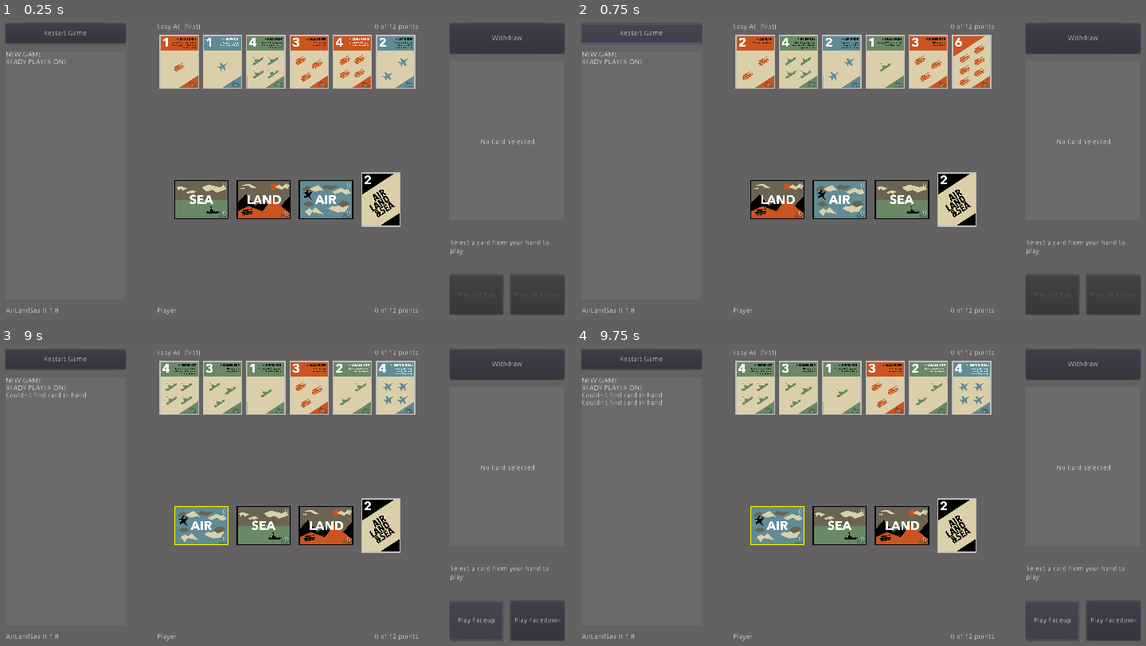
Above: before the commit, frames 1-4 (two rows, left to right).
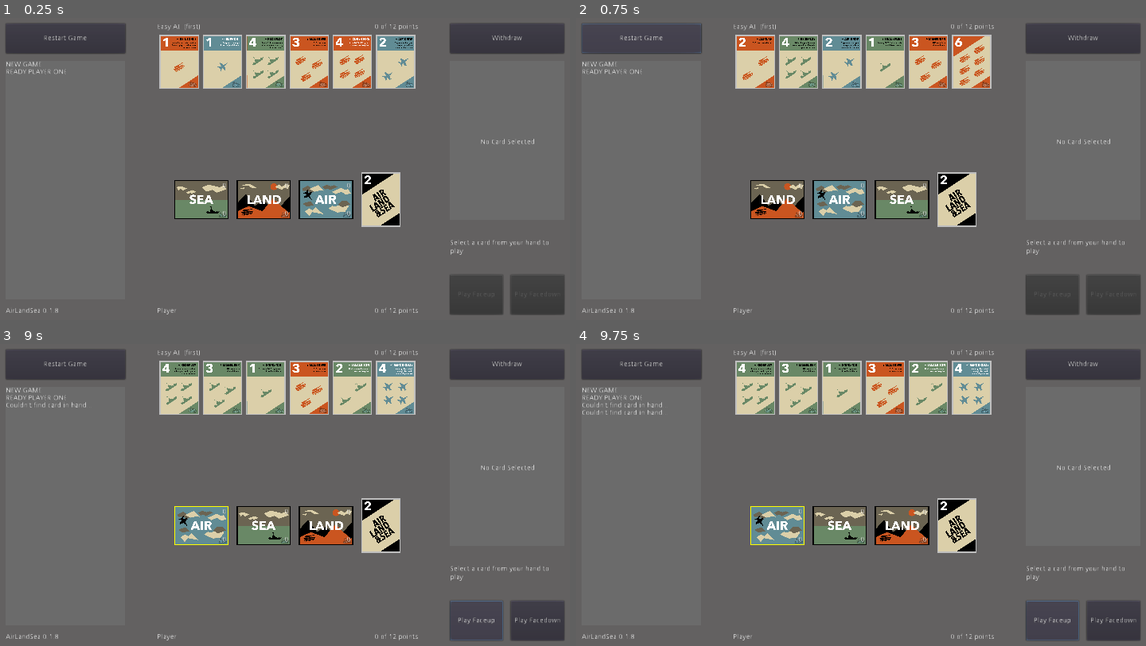
Above: after the commit, the same moments.

Repository: jorisbontje/AirLandSea
Game: Godot game, scene res://Scenes/Game.tscn
Same seed, same stepped clock (60 frames per second), same inputs: the game is played once before the commit and once after it.
Inputs (mouse positions are in pixels of both pictures, inside the frame that each line leads up to):
- Up to frame 1 (0.25 s): no input
- Up to frame 2 (0.75 s): click "Restart Game" at 0.5 s
- Up to frame 3 (9 s): click (176, 389) at 1.27 s; click (222, 389) at 2.02 s; click (267, 389) at 2.77 s; click (307, 389) at 3.52 s; click (353, 389) at 4.27 s; click (393, 389) at 5.02 s; click "0" at 5.75 s; click "Restart Game" at 6.5 s; click (176, 389) at 7.27 s; click "Restart Game" at 8 s; click "Play Faceup" at 8.75 s
- Up to frame 4 (9.75 s): click "Play Faceup" at 9.5 s

The runs differ from the first frame. In frame 1, 1.0% of the frame differs, in the area x 0-23%, y 4-19%; in frame 2, 1.0%; in frame 3, 1.1%; in frame 4, 1.2%, in the area x 0-23%, y 4-24%.
Error before the commit: Attempt to call function 'deselect' in base 'previously freed instance' on a null instance. (res://Scenes/Game.gd:192)
Error after the commit: Attempt to call function 'deselect' in base 'previously freed instance' on a null instance. (res://Scenes/Game.gd:197)

Commit message:
rename Globals to Constants, add RandomAI

Diff:
--- a/Scenes/Game.gd
+++ b/Scenes/Game.gd
@@ -3,22 +3,27 @@
 signal card_focussed
 signal card_selected
 
+const Constants = preload("res://Scripts/Constants.gd")
+const RandomAI = preload("res://Scripts/RandomAI.gd")
+
 var theaters = [
-  Globals.THEATERS.AIR, Globals.THEATERS.LAND, Globals.THEATERS.SEA]
+  Constants.THEATERS.AIR, Constants.THEATERS.LAND, Constants.THEATERS.SEA]
 var deck: Array
 var default_deck: Array
 var theater_lanes = []
 var player_hands = []
-var players = [Globals.PLAYERS.P1, Globals.PLAYERS.P2]
+var players = [Constants.PLAYERS.P1, Constants.PLAYERS.P2]
 var player_names = []
 var scores = [0, 0]
-var game_state = Globals.STATES.PLAYING
-var current_player = Globals.PLAYERS.P1
-var current_side = Globals.SIDES.PLAYER
-
-var selected_action = Globals.ACTIONS.NONE
+var ai_player = RandomAI.new(self)
+
+var game_state = Constants.STATES.PLAYING
+var current_player = Constants.PLAYERS.P1
+var current_side = Constants.SIDES.PLAYER
+
+var selected_action = Constants.ACTIONS.NONE
 var selected_card = null
-var selected_theater = Globals.THEATERS.NONE
+var selected_theater = Constants.THEATERS.NONE
 
 onready var NewGameButton = find_node("NewGameButton")
 onready var LogLabel = find_node("LogLabel")
@@ -74,27 +79,27 @@
   OpponentHand.clear()
   PlayerHand.clear()
 
-  OpponentHand.is_first = players[Globals.SIDES.OPPONENT] == Globals.PLAYERS.P1
-  PlayerHand.is_first = players[Globals.SIDES.PLAYER] == Globals.PLAYERS.P1
-
-  current_player = Globals.PLAYERS.P1
-  if current_player == players[Globals.SIDES.PLAYER]:
-    current_side = Globals.SIDES.PLAYER
-  else:
-    current_side = Globals.SIDES.OPPONENT
-
-  OpponentHand.show_hand = current_side == Globals.SIDES.OPPONENT
-  PlayerHand.show_hand = current_side == Globals.SIDES.PLAYER
-
-  OpponentHand.score = scores[Globals.SIDES.OPPONENT]
-  PlayerHand.score = scores[Globals.SIDES.PLAYER]
+  OpponentHand.is_first = players[Constants.SIDES.OPPONENT] == Constants.PLAYERS.P1
+  PlayerHand.is_first = players[Constants.SIDES.PLAYER] == Constants.PLAYERS.P1
+
+  current_player = Constants.PLAYERS.P1
+  if current_player == players[Constants.SIDES.PLAYER]:
+    current_side = Constants.SIDES.PLAYER
+  else:
+    current_side = Constants.SIDES.OPPONENT
+
+  OpponentHand.show_hand = current_side == Constants.SIDES.OPPONENT
+  PlayerHand.show_hand = current_side == Constants.SIDES.PLAYER
+
+  OpponentHand.score = scores[Constants.SIDES.OPPONENT]
+  PlayerHand.score = scores[Constants.SIDES.PLAYER]
 
   # Deal cards
-  for _i in range(Globals.DEAL_COUNT):
+  for _i in range(Constants.DEAL_COUNT):
     OpponentHand.deal_card(deck.pop_back())
     PlayerHand.deal_card(deck.pop_back())
 
-  game_state = Globals.STATES.PLAYING
+  game_state = Constants.STATES.PLAYING
   NewGameButton.text = "Restart Game"
   ActionPrompt.text = "Select a card from your hand to play."
   WithdrawButton.disabled = false
@@ -124,11 +129,11 @@
         player_wins += 1
 
   if opponent_wins >= 2:
-    log_text("Opponent controls at least 2 theaters and scores " + str(Globals.BATTLE_SCORE) + " points.")
-    _score_points(Globals.SIDES.OPPONENT, Globals.BATTLE_SCORE)
+    log_text("Opponent controls at least 2 theaters and scores " + str(Constants.BATTLE_SCORE) + " points.")
+    _score_points(Constants.SIDES.OPPONENT, Constants.BATTLE_SCORE)
   elif player_wins >= 2:
-    log_text("Player controls at least 2 theaters and scores " + str(Globals.BATTLE_SCORE) + " points.")
-    _score_points(Globals.SIDES.PLAYER, Globals.BATTLE_SCORE)
+    log_text("Player controls at least 2 theaters and scores " + str(Constants.BATTLE_SCORE) + " points.")
+    _score_points(Constants.SIDES.PLAYER, Constants.BATTLE_SCORE)
   else:
     push_error("No winner")
     return
@@ -139,8 +144,8 @@
   should_play_next_battle()
 
 func _deselect_all():
-  selected_action = Globals.ACTIONS.NONE
-  selected_theater = Globals.THEATERS.NONE
+  selected_action = Constants.ACTIONS.NONE
+  selected_theater = Constants.THEATERS.NONE
   card_selected(null)
 
   for theater_lane in theater_lanes:
@@ -150,8 +155,8 @@
   ActionPrompt.text = "Select a card from your hand to play."
   current_player = _other_player(current_player)
   current_side = _other_side(current_side)
-  OpponentHand.show_hand = current_side == Globals.SIDES.OPPONENT
-  PlayerHand.show_hand = current_side == Globals.SIDES.PLAYER
+  OpponentHand.show_hand = current_side == Constants.SIDES.OPPONENT
+  PlayerHand.show_hand = current_side == Constants.SIDES.PLAYER
 
   _deselect_all()
 
@@ -166,7 +171,7 @@
   LogLabel.newline()
 
 func _ready():
-  VersionLabel.text = Globals.VERSION
+  VersionLabel.text = Constants.VERSION
   randomize()
 
   player_hands = [OpponentHand, PlayerHand]
@@ -217,14 +222,13 @@
       ActionPrompt.text = "Select a card from your hand to play."
 
 func is_action_playable(action, card, theater_id):
-  if action == Globals.ACTIONS.PLAY_FACEDOWN:
+  if action == Constants.ACTIONS.PLAY_FACEDOWN:
     return true
-  elif action == Globals.ACTIONS.PLAY_FACEUP and Globals.theater_ids[card.type] == theater_id:
+  elif action == Constants.ACTIONS.PLAY_FACEUP and Constants.THEATER_IDS[card.type] == theater_id:
     return true
   return false
 
 func play_card(action, card, theater):
-
   # check if it can be played
   if not is_action_playable(action, card, theater):
     log_text("Can't play this action here...")
@@ -237,12 +241,12 @@
     log_text("Couldn't find card in hand...")
     return
 
-  if action == Globals.ACTIONS.PLAY_FACEUP:
-    log_text(player_names[current_side] + " plays " + card.type.to_upper() + " " + str(card.strength) + " on " + Globals.THEATERS.keys()[theater])
-  else:
-    log_text(player_names[current_side] + " plays face down on " + Globals.THEATERS.keys()[theater])
-
-  card.faceup = (action == Globals.ACTIONS.PLAY_FACEUP)
+  if action == Constants.ACTIONS.PLAY_FACEUP:
+    log_text(player_names[current_side] + " plays " + card.type.to_upper() + " " + str(card.strength) + " on " + Constants.THEATERS.keys()[theater])
+  else:
+    log_text(player_names[current_side] + " plays face down on " + Constants.THEATERS.keys()[theater])
+
+  card.faceup = (action == Constants.ACTIONS.PLAY_FACEUP)
 
   # add card to board
   for theater_lane in theater_lanes:
@@ -253,9 +257,13 @@
 
   _next_turn()
 
+func _auto_play():
+  log_text("Beep boop boop...")
+  ai_player.play()
+
 func calc_withdraw_score(player, cards_left):
 #  print(player, " ", cards_left)
-  if player == Globals.PLAYERS.P1:
+  if player == Constants.PLAYERS.P1:
     if cards_left >= 4:
       return 2
     elif cards_left >= 2:
@@ -276,20 +284,20 @@
 
 func show_winner():
   var winning_side
-  if scores[Globals.SIDES.PLAYER] >= Globals.WIN_SCORE:
-    winning_side = Globals.SIDES.PLAYER
-  else:
-    winning_side = Globals.SIDES.OPPONENT
+  if scores[Constants.SIDES.PLAYER] >= Constants.WIN_SCORE:
+    winning_side = Constants.SIDES.PLAYER
+  else:
+    winning_side = Constants.SIDES.OPPONENT
   log_text(player_names[winning_side] + " wins the game!")
 
 func should_play_next_battle():
-  if scores[Globals.SIDES.OPPONENT] >= Globals.WIN_SCORE or scores[Globals.SIDES.PLAYER] >= Globals.WIN_SCORE:
+  if scores[Constants.SIDES.OPPONENT] >= Constants.WIN_SCORE or scores[Constants.SIDES.PLAYER] >= Constants.WIN_SCORE:
     show_winner()
-    game_state = Globals.STATES.END_GAME
+    game_state = Constants.STATES.END_GAME
     NewGameButton.text = "New Game"
     ActionPrompt.text = "Ready for a new game?"
   else:
-    game_state = Globals.STATES.END_BATTLE
+    game_state = Constants.STATES.END_BATTLE
     NewGameButton.text = "Next Battle"
     ActionPrompt.text = "Ready for the next battle?"
 
@@ -310,21 +318,21 @@
 
 
 func _on_NewGameButton_pressed():
-  if game_state == Globals.STATES.END_BATTLE:
+  if game_state == Constants.STATES.END_BATTLE:
     _next_battle()
     _new_round()
   else:
     _new_game()
 
 func _on_PlayFaceupButton_pressed():
-  selected_action = Globals.ACTIONS.PLAY_FACEUP
+  selected_action = Constants.ACTIONS.PLAY_FACEUP
   if selected_theater:
     play_card(selected_action, selected_card, selected_theater)
   else:
     ActionPrompt.text = "Select a matching theater to play"
 
 func _on_PlayFacedownButton_pressed():
-  selected_action = Globals.ACTIONS.PLAY_FACEDOWN
+  selected_action = Constants.ACTIONS.PLAY_FACEDOWN
   if selected_theater:
     play_card(selected_action, selected_card, selected_theater)
   else:
@@ -349,11 +357,13 @@
   elif Input.is_action_pressed("ui_select_6"):
     player_hands[current_side].select_card(6)
   elif Input.is_action_pressed("ui_select_air"):
-    _select_theater_lane(Globals.THEATERS.AIR)
+    _select_theater_lane(Constants.THEATERS.AIR)
   elif Input.is_action_pressed("ui_select_land"):
-    _select_theater_lane(Globals.THEATERS.LAND)
+    _select_theater_lane(Constants.THEATERS.LAND)
   elif Input.is_action_pressed("ui_select_sea"):
-    _select_theater_lane(Globals.THEATERS.SEA)
+    _select_theater_lane(Constants.THEATERS.SEA)
+  elif Input.is_action_pressed("ui_auto_play"):
+    _auto_play()
 
 func _on_CenterContainer_gui_input(event):
   if event is InputEventMouseButton and event.button_index == BUTTON_LEFT and event.pressed:
--- a/Scenes/Game.tscn
+++ b/Scenes/Game.tscn
@@ -70,13 +70,13 @@
 
 [node name="NewGameButton" type="Button" parent="CenterContainer/HBoxContainer/DebugSidebar"]
 margin_right = 240.0
-margin_bottom = 40.0
-rect_min_size = Vector2( 120, 40 )
+margin_bottom = 60.0
+rect_min_size = Vector2( 120, 60 )
 size_flags_vertical = 0
 text = "New Game"
 
 [node name="LogLabel" type="RichTextLabel" parent="CenterContainer/HBoxContainer/DebugSidebar"]
-margin_top = 56.0
+margin_top = 76.0
 margin_right = 240.0
 margin_bottom = 556.0
 size_flags_horizontal = 3
--- a/Scenes/TheaterCard.gd
+++ b/Scenes/TheaterCard.gd
@@ -1,5 +1,7 @@
 tool
 extends Control
+
+const Constants = preload("res://Scripts/Constants.gd")
 
 export var theater_type = 0 setget set_theater_type
 
@@ -27,7 +29,7 @@
     $"Border".color = Color.gray
 
 func _on_TheaterCard_pressed():
-  if Game and Game.game_state != Globals.STATES.PLAYING:
+  if Game and Game.game_state != Constants.STATES.PLAYING:
     print("Can't select theater card when not playing")
     return
 
--- a/Scenes/TheaterLane.gd
+++ b/Scenes/TheaterLane.gd
@@ -1,5 +1,7 @@
 tool
 extends Container
+
+const Constants = preload("res://Scripts/Constants.gd")
 
 export var theater_type = 1 setget set_theater_type
 export var opponent_strength = 1 setget set_opponent_strength
@@ -52,10 +54,10 @@
   c.card = card
   var strength = card.strength
   if not card.faceup:
-    strength = Globals.FACEDOWN_STRENGTH
-  if side == Globals.SIDES.OPPONENT:
+    strength = Constants.FACEDOWN_STRENGTH
+  if side == Constants.SIDES.OPPONENT:
     OpponentStack.add_child(c)
     set_opponent_strength(opponent_strength + strength)
-  elif side == Globals.SIDES.PLAYER:
+  elif side == Constants.SIDES.PLAYER:
     PlayerStack.add_child(c)
     set_player_strength(player_strength + strength)
--- a/Scenes/UnitCard.gd
+++ b/Scenes/UnitCard.gd
@@ -1,5 +1,7 @@
 tool
 extends Control
+
+const Constants = preload("res://Scripts/Constants.gd")
 
 const FACEDOWN_SPRITE = 7
 export var card_nr = FACEDOWN_SPRITE setget set_card_nr
@@ -37,7 +39,7 @@
     $"Border".color = Color.gray
 
 func _on_UnitCard_pressed():
-  if Game and Game.game_state != Globals.STATES.PLAYING:
+  if Game and Game.game_state != Constants.STATES.PLAYING:
     print("Can't select theater card when not playing")
     return
 
--- a/Scripts/Globals.gd
+++ b/Scripts/Constants.gd
@@ -9,7 +9,7 @@
 enum THEATERS {NONE, AIR = 1, LAND, SEA}
 enum PLAYERS {P1 = 1, P2}
 enum SIDES {OPPONENT, PLAYER}
-enum ACTIONS {NONE, PLAY_FACEUP, PLAY_FACEDOWN}
+enum ACTIONS {NONE = 0, PLAY_FACEUP = 1, PLAY_FACEDOWN = 2}
 enum STATES {PLAYING, END_BATTLE, END_GAME}
 
-var theater_ids = {'air': THEATERS.AIR, 'land': THEATERS.LAND, 'sea': THEATERS.SEA}
+const THEATER_IDS = {'air': THEATERS.AIR, 'land': THEATERS.LAND, 'sea': THEATERS.SEA}
--- /dev/null
+++ b/Scripts/RandomAI.gd
@@ -0,0 +1,16 @@
+extends Node
+
+const Constants = preload("res://Scripts/Constants.gd")
+
+var game
+
+func _init(_game):
+  game = _game
+
+# Called when the node enters the scene tree for the first time.
+func play():
+  var card = game.player_hands[game.current_side].hand[0]
+  print("Playing Card: ", card)
+
+  var theater_id = Constants.THEATERS[card.type.to_upper()]
+  game.play_card(Constants.ACTIONS.PLAY_FACEUP, card, theater_id)
--- a/project.godot
+++ b/project.godot
@@ -18,10 +18,6 @@
 config/name="AirLandSea"
 run/main_scene="res://Scenes/Game.tscn"
 config/icon="res://Assets/icon.png"
-
-[autoload]
-
-Globals="*res://Scripts/Globals.gd"
 
 [display]
 
@@ -78,6 +74,11 @@
 "events": [ Object(InputEventKey,"resource_local_to_scene":false,"resource_name":"","device":0,"alt":false,"shift":false,"control":false,"meta":false,"command":false,"pressed":false,"scancode":83,"unicode":0,"echo":false,"script":null)
  ]
 }
+ui_auto_play={
+"deadzone": 0.5,
+"events": [ Object(InputEventKey,"resource_local_to_scene":false,"resource_name":"","device":0,"alt":false,"shift":false,"control":false,"meta":false,"command":false,"pressed":false,"scancode":88,"unicode":0,"echo":false,"script":null)
+ ]
+}
 
 [rendering]
 
